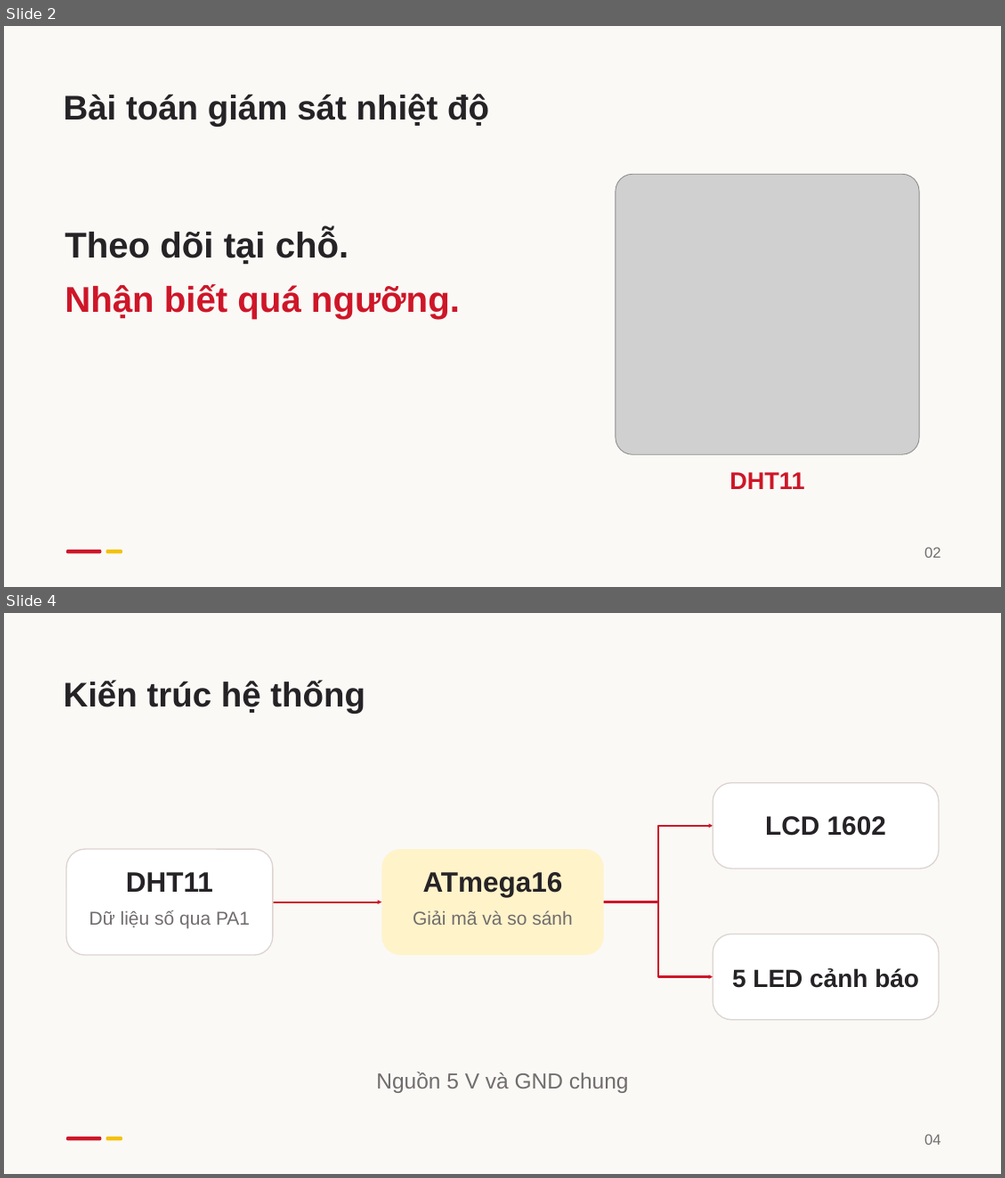
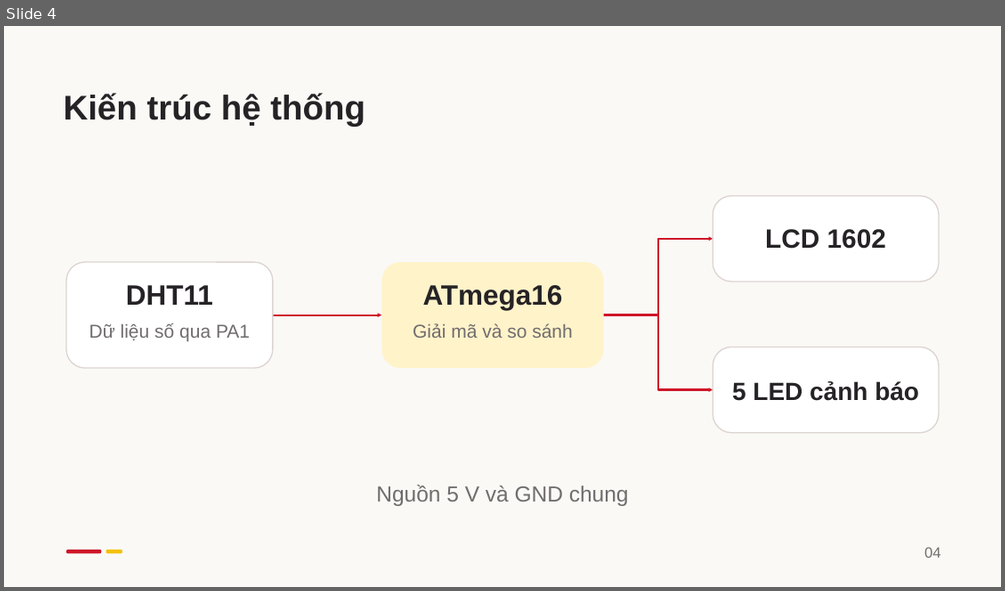
Before and after one commit to kudohieu1209/ET1-DA2, a slide deck: docs/report/slides/DA2_Bao_cao_HUST.pptx. Shown one above the other, each under a label of ours: slides 2 and 4 before the commit, slide 4 after it; the slides between them are not shown. The pictures are 1005x1178 and 1005x591 pixels, drawn with LibreOffice and Linux fonts; fonts in the diff are those of the drawing; grey boxes stand for pictures. Boxes give left, top, right and bottom in pixels: in the first picture for what was removed or moved away, otherwise in the second. Text is boxed around its words. In the diff, an @@ line names an element or a change of style, - is before the commit and + after.

```diff
--- a/docs/report/slides/DA2_Bao_cao_HUST.pptx
+++ b/docs/report/slides/DA2_Bao_cao_HUST.pptx
@@ slide 2 removed at (4, 26, 1001, 587), background #FAF9F6 @@
@@ text removed at (64, 94, 489, 127) @@
-Bài toán giám sát nhiệt độ
@@ picture removed at (615, 174, 919, 454) @@
@@ text removed at (65, 229, 349, 265) @@
-Theo dõi tại chỗ.
@@ text removed at (65, 284, 460, 319) @@
-Nhận biết quá ngưỡng.
@@ text removed at (729, 472, 804, 489) @@
-DHT11
@@ rounded rectangle removed at (66, 549, 101, 553) @@
@@ rounded rectangle removed at (105, 549, 122, 553) @@
@@ text removed at (924, 547, 941, 557) @@
-02
```
Also in this commit, not shown: 9 slides changed, 4 slides added, 6 other slides removed, 7 other files.
